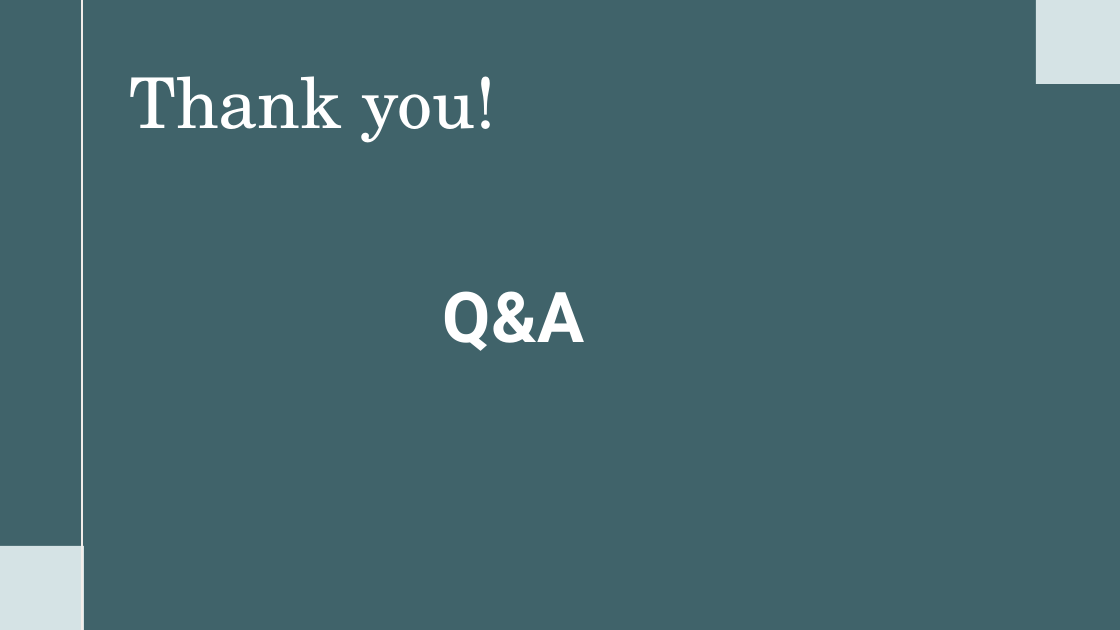
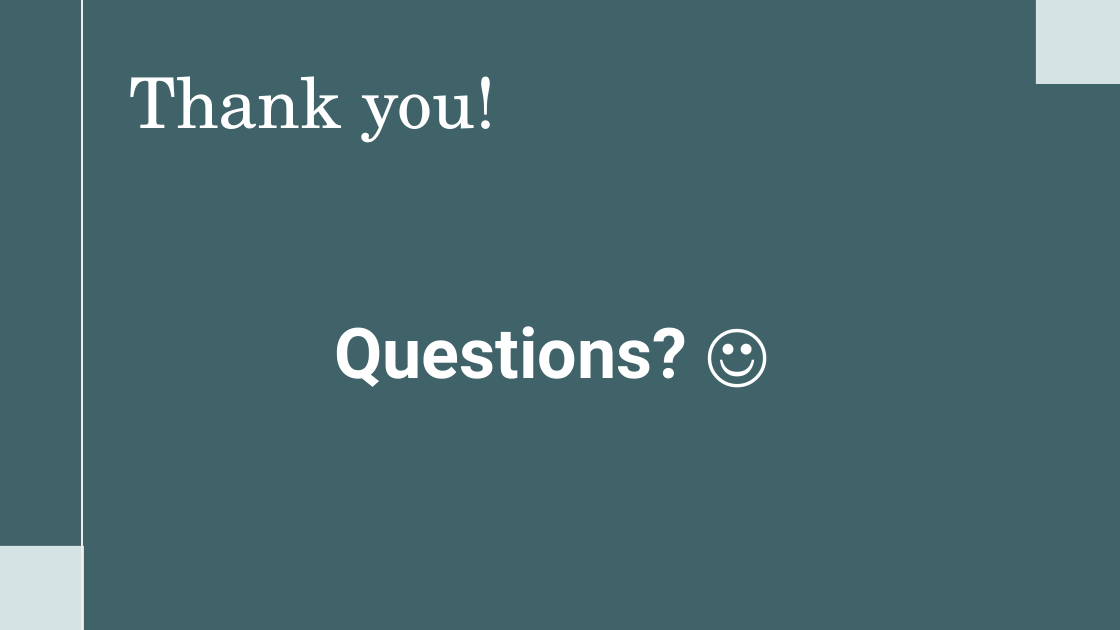
Before and after one commit to necois/kaggle, a slide deck: slide 11 of materials/Indy_2024.pptx (slide 14 before the commit). Drawn at 1120x630 pixels with LibreOffice and Linux fonts; fonts in the diff are those of the drawing. Boxes give left, top, right and bottom in pixels: in the first picture for what was removed or moved away, otherwise in the second. Text is boxed around its words. In the diff, an @@ line names an element or a change of style, - is before the commit and + after.

```diff
--- a/materials/Indy_2024.pptx
+++ b/materials/Indy_2024.pptx
@@ text at (334,326,687,387): text changed @@
-Q&A
+Questions? ☺
```
Also in this commit, not shown: 5 other slides changed.
